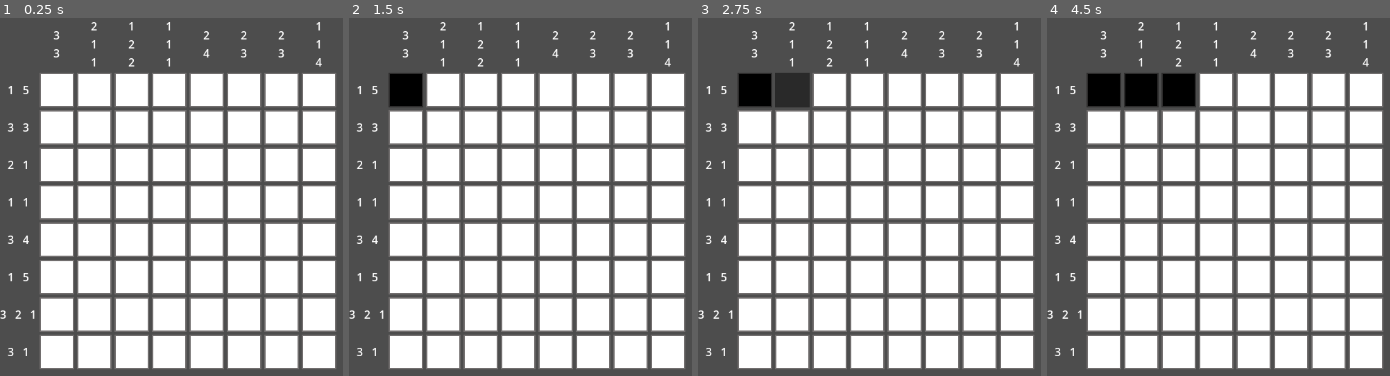
Above: before the commit, frames 1-4 (left to right).
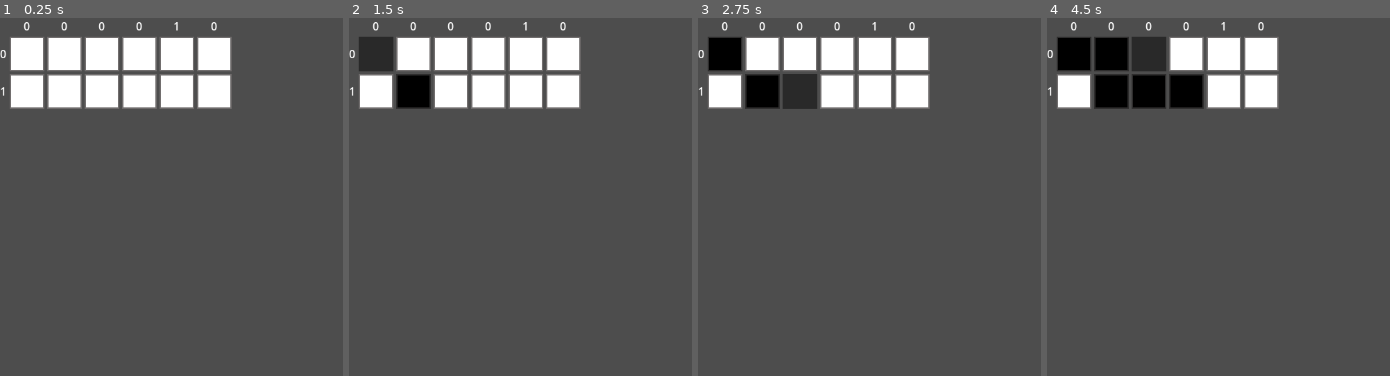
Above: after the commit, the same moments.

Repository: HasanS7/picross-godot
Game: Godot game, scene res://main.tscn
Same seed, same stepped clock (60 frames per second), same inputs: the game is played once before the commit and once after it.
Inputs (mouse positions are in pixels of both pictures, inside the frame that each line leads up to):
- Up to frame 1 (0.25 s): no input
- Up to frame 2 (1.5 s): click (407, 89) at 0.52 s; click (376, 53) at 1.27 s
- Up to frame 3 (2.75 s): click (794, 89) at 2.02 s
- Up to frame 4 (4.5 s): click (1112, 53) at 2.77 s; click (1177, 89) at 3.52 s; click (1149, 53) at 4.27 s

The runs differ from the first frame. In frame 1, 66% of the frame differs, in the area x 0-98%, y 1-99%; in frame 2, 66%; in frame 3, 66%; in frame 4, 66%.

Commit message:
Created separate cell.gd file, organized code into functions, added pre-written game boards

Diff:
--- a/control.gd
+++ b/control.gd
@@ -1,13 +1,16 @@
 extends Control
 
-const boardWidth = 8;
-const boardHeight = 8;
-const numOfCorrectCells = 40;
+# For random board generation ===================
+var boardWidth = 6;
+var boardHeight = 2;
+var numOfCorrectCells = 1;
+# ===============================================
 var board = [];
 var correctCells = [];
 var columnClues = {}
 var rowClues = {}
 @onready var grid = $GridContainer
+@onready var center_container =  $CenterContainer
 const IMAGE_X = preload("res://x-transparent-background-red.png")
 
 # Called when the node enters the scene tree for the first time.
@@ -15,12 +18,18 @@
 	create_board();
 	draw_board();
 
-
 # Called every frame. 'delta' is the elapsed time since the previous frame.
 func _process(delta: float) -> void:
 	pass
 
 func create_board():
+	# If valid number entered (1-), choose a board, otherwise generate random
+	if choose_board(5):
+		calculate_clues()
+		find_correct_cells()
+		print_board_data()
+		return
+
 	# Check if numOfCorrectCells is valid, to prevent infinite loop/errors
 	if numOfCorrectCells > boardHeight * boardWidth or numOfCorrectCells < 0:
 		print("Invalid number of correct cells! (", numOfCorrectCells, ")");
@@ -40,9 +49,13 @@
 			if [i, j] in correctCells: board[i].append(1);
 			else: board[i].append(0);
 
-
+	calculate_clues()
+
+	print_board_data()
+
+func calculate_clues():
 	# Calculate the clues for each row and column
-	for i in range(boardHeight):
+	for i in range(board.size()):
 		rowClues[i] = []
 		var sum = 0
 		for val in board[i]:
@@ -53,18 +66,24 @@
 		if sum > 0: rowClues[i].append(sum) # Check final time after we exit loop
 		if not rowClues[i]: rowClues[i].append(0) # If array is empty, add 0
 
-	for i in range(boardWidth):
+	for i in range(board[0].size()):
 		columnClues[i] = []
 		var sum = 0
-		for j in range(boardHeight):
+		for j in range(board.size()):
 			var val = board[j][i]
 			if val == 1: sum += 1;
 			elif sum > 0:
 				columnClues[i].append(sum)
 				sum = 0
 		if sum > 0: columnClues[i].append(sum)
-		if not columnClues[i]: columnClues[i].append(0) # If array is empty, add 0
-
+		if not columnClues[i]: columnClues[i].append(0)
+
+func find_correct_cells():
+	for i in board.size():
+		for j in board[0].size():
+			if board[i][j] == 1: correctCells.append([i, j])
+
+func print_board_data():
 	# Print (for debugging purposes)
 	print("correctCells: ", correctCells)
 	for b in board:
@@ -73,10 +92,10 @@
 	print("columnClues: ", columnClues)
 
 func draw_board():
-	grid.columns = boardWidth+1;
-
-	for y in range(boardHeight + 1): # + 1 for the extra row & column of labels
-		for x in range(boardWidth + 1):
+	grid.columns = board[0].size()+1;
+
+	for y in range(board.size() + 1): # + 1 for the extra row & column of labels
+		for x in range(board[0].size() + 1):
 			# Leave top left corner empty
 			if x == 0 and y == 0:
 				grid.add_child(Label.new());
@@ -98,88 +117,15 @@
 				grid.add_child(label)
 				continue;
 
-			var val = board[y-1][x-1]
 			var c = Cell.new(x, y)
-			#var button = Button.new()
-			#button.custom_minimum_size = Vector2(50,50)
-			#button.add_theme_stylebox_override("normal", get_button_style("normal"))
-			#button.add_theme_stylebox_override("hover", get_button_style("hover"))
-			#button.set_meta("pressed", false)
-			#button.set_meta("crossed", false)
-			#button.gui_input.connect(_on_button_gui_input.bind(x, y, button))
-			#button.expand_icon = true; # Resize image to fit in button
 			grid.add_child(c);
-			c.pressed.connect(check_win)
-
-func get_button_style(type):
-	# Color for unpressed button
-	var style_normal = StyleBoxFlat.new()
-	style_normal.bg_color = Color(1.0, 1.0, 1.0)
-	style_normal.border_color = Color(0.444, 0.432, 0.432, 0.988)
-	style_normal.border_width_left = 2
-	style_normal.border_width_right = 2
-	style_normal.border_width_top = 2
-	style_normal.border_width_bottom = 2
-
-	# Hover color for unpressed button
-	var style_hover = StyleBoxFlat.new()
-	style_hover.bg_color = Color(0.537, 0.537, 0.537, 1.0)
-
-	# Color for pressed button
-	var style_dark =  StyleBoxFlat.new()
-	style_dark.bg_color = Color(0.0, 0.0, 0.0, 1.0)
-	style_dark.border_color = Color(0.181, 0.175, 0.175, 0.988)
-	style_dark.border_width_left = 2
-	style_dark.border_width_right = 2
-	style_dark.border_width_top = 2
-	style_dark.border_width_bottom = 2
-
-	# Hover color for pressed button
-	var style_hover_dark = StyleBoxFlat.new()
-	style_hover_dark.bg_color = Color(0.162, 0.162, 0.162, 1.0)
-
-	if type == "normal": return style_normal
-	elif type == "hover": return style_hover
-	elif type == "dark": return style_dark
-	elif type == "hover_dark": return style_hover_dark
-
-func _on_button_gui_input(event, x, y, button):
-	if event is not InputEventMouseButton: return # Only handle clicks
-
-	# If button was pressed then unpressed, and mouse stayed within button boundaries
-	if not event.pressed and button.get_global_rect().has_point(get_global_mouse_position()):
-		if event.button_index == MOUSE_BUTTON_LEFT: _on_left_click_press(x, y, button)
-		elif event.button_index == MOUSE_BUTTON_RIGHT: _on_right_click_press(x, y, button)
-
-func _on_left_click_press(x, y, button):
-	print("Button pressed: x: ",x,", y: ",y, ", grid-index: ",button.get_index(), ", pressed?(meta): ", button.get_meta("pressed"))
-	if button.get_meta('crossed'): return; # Do nothing if cell is crossed
-	# Update pressed state and colors
-	button.set_meta("pressed", not button.get_meta("pressed"))
-	if button.get_meta("pressed"):
-		button.add_theme_stylebox_override("normal", get_button_style("dark"))
-		button.add_theme_stylebox_override("hover", get_button_style("hover_dark"))
-	else:
-		button.add_theme_stylebox_override("normal", get_button_style("normal"))
-		button.add_theme_stylebox_override("hover", get_button_style("hover"))
-
-	if check_win(): print('GAME COMPLETE!');
-
-func _on_right_click_press(x, y, button):
-	print("Right clicked: x: ",x,", y: ",y, ", grid-index: ",button.get_index(), ", pressed?(meta): ", button.get_meta("pressed"))
-	if button.get_meta('pressed'): return; # Do nothing if cell is pressed
-	button.set_meta('crossed', not button.get_meta('crossed'));
-	if button.get_meta('crossed'):
-		button.icon = IMAGE_X
-	else:
-		button.icon = null
+			c.pressed.connect(check_win) # Check for win on each new cell click
 
 func check_win():
 	# Convert x-y coordinates to flat-sequential grid index
-	print('CHECKING WIN')
 	var correct_indices = []
 	for coords in correctCells:
-		var index = (boardWidth+1) + ((boardWidth+1) * coords[0]) + coords[1] + 1
+		var index = (board[0].size()+1) + ((board[0].size()+1) * coords[0]) + coords[1] + 1
 		correct_indices.append(index)
 
 	# Return false if correct cells and pressed cells don't match exactly
@@ -188,5 +134,70 @@
 		if child.get_index() in correct_indices and not child.is_pressed: return false;
 		if child.is_pressed and child.get_index() not in correct_indices: return false;
 
+	# Victory sequence
 	print('-------------------YOU WIN!!!---------------------')
+	center_container.scale = Vector2(0,0)
+	center_container.show()
+	var tween = create_tween()
+
+	tween.tween_property(
+		center_container,
+		"scale",
+		Vector2(1,1),
+		0.3
+	)
+
 	return true
+
+func choose_board(difficulty):
+	# Smiley-face
+	if difficulty == 1:
+		board = [
+			[0,0,0,0,0,0],
+			[0,1,0,0,1,0],
+			[0,0,0,0,0,0],
+			[1,0,0,0,0,1],
+			[0,1,1,1,1,0],
+			[0,0,0,0,0,0]
+		]
+		return true # Return true if a board was selected
+
+	# Heart
+	elif difficulty == 2:
+		board = [
+			[0,1,0,0,0,1,0],
+			[1,1,1,0,1,1,1],
+			[1,1,1,1,1,1,1],
+			[1,1,1,1,1,1,1],
+			[0,1,1,1,1,1,0],
+			[0,0,1,1,1,0,0],
+			[0,0,0,1,0,0,0]
+		]
+		return true
+
+	# Star
+	elif difficulty == 3:
+		board = [
+			[0, 0, 1, 0, 0],
+			[0, 1, 1, 1, 0],
+			[1, 1, 1, 1, 1],
+			[0, 1, 1, 1, 0],
+			[0, 1, 0, 1, 0]
+		]
+		return true
+
+	# Alien
+	elif difficulty == 4:
+		board = [
+			[0, 0, 1, 0, 0, 0, 0, 1, 0, 0],
+			[0, 0, 0, 1, 0, 0, 1, 0, 0, 0],
+			[0, 0, 1, 1, 1, 1, 1, 1, 0, 0],
+			[0, 1, 1, 0, 1, 1, 0, 1, 1, 0],
+			[1, 1, 1, 1, 1, 1, 1, 1, 1, 1],
+			[1, 0, 1, 1, 1, 1, 1, 1, 0, 1],
+			[1, 0, 1, 0, 0, 0, 0, 1, 0, 1],
+			[0, 0, 0, 1, 1, 1, 1, 0, 0, 0]
+		]
+		return true
+
+	else: return false
--- a/main.tscn
+++ b/main.tscn
@@ -1,6 +1,13 @@
 [gd_scene format=3 uid="uid://gngckdnf24yi"]
 
 [ext_resource type="Script" uid="uid://bn37tjykpyfx3" path="res://control.gd" id="1_ig7tw"]
+
+[sub_resource type="StyleBoxFlat" id="StyleBoxFlat_ig7tw"]
+bg_color = Color(0, 0, 0, 0.27450982)
+corner_radius_top_left = 20
+corner_radius_top_right = 20
+corner_radius_bottom_right = 20
+corner_radius_bottom_left = 20
 
 [node name="Control" type="Control" unique_id=576549277]
 layout_mode = 3
@@ -11,3 +18,30 @@
 layout_mode = 0
 offset_right = 40.0
 offset_bottom = 40.0
+
+[node name="CenterContainer" type="CenterContainer" parent="." unique_id=1691755878]
+visible = false
+layout_mode = 0
+offset_left = 2.0
+offset_top = -3.0
+offset_right = 1154.0
+offset_bottom = 647.0
+
+[node name="WinPanel" type="Panel" parent="CenterContainer" unique_id=624616160]
+custom_minimum_size = Vector2(350, 150)
+layout_mode = 2
+theme_override_styles/panel = SubResource("StyleBoxFlat_ig7tw")
+
+[node name="Label" type="Label" parent="CenterContainer/WinPanel" unique_id=989952641]
+layout_mode = 0
+offset_left = 25.0
+offset_top = 21.0
+offset_right = 323.0
+offset_bottom = 120.0
+theme_override_colors/font_color = Color(0.9254902, 0.7607843, 0.07058824, 1)
+theme_override_colors/font_outline_color = Color(0, 0, 0, 1)
+theme_override_constants/outline_size = 8
+theme_override_font_sizes/font_size = 72
+text = "VICTORY"
+horizontal_alignment = 1
+vertical_alignment = 1
